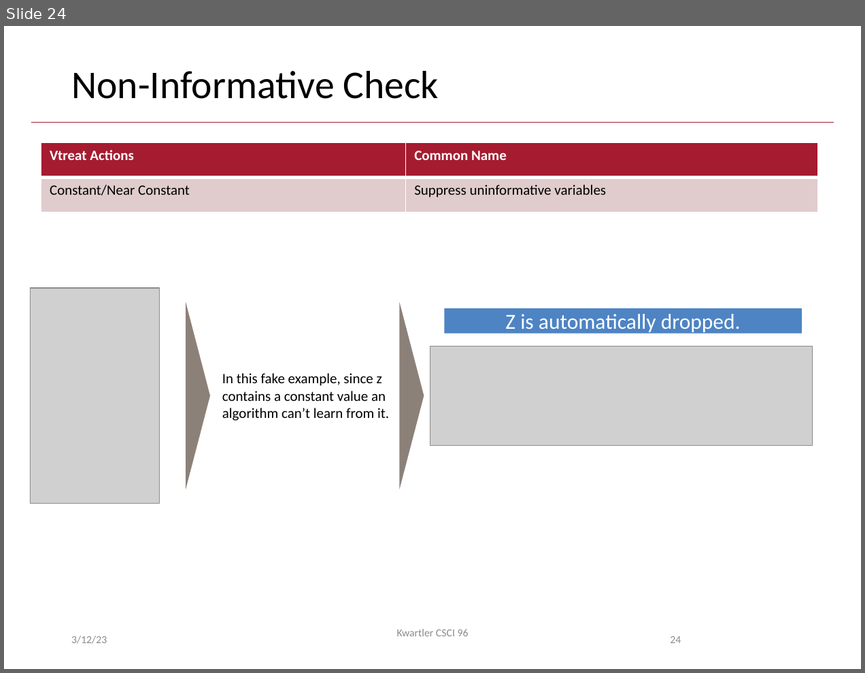
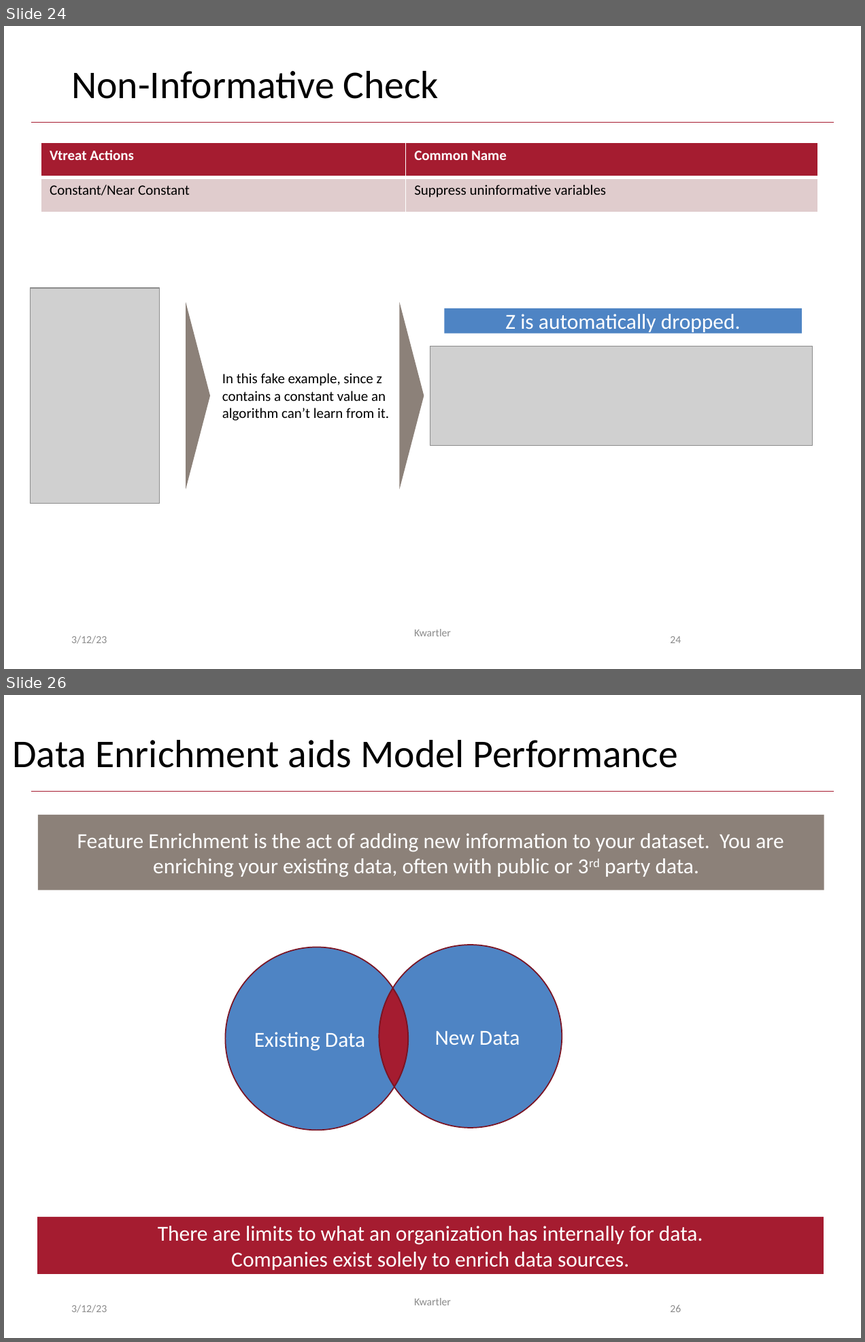
Before and after one commit to kwartler/Hult_Visualizing-Analyzing-Data-with-R, a slide deck: DD1/F_Mar13/A_Workflow_Preprocessing.pptx. Shown one above the other, each under a label of ours: slide 24 before the commit, slides 24 and 26 after it; the slides between them are not shown. The pictures are 865x673 and 865x1342 pixels, drawn with LibreOffice and Linux fonts; fonts in the diff are those of the drawing; grey boxes stand for pictures; background and template pictures are left out. Boxes give left, top, right and bottom in pixels: in the first picture for what was removed or moved away, otherwise in the second. Text is boxed around its words. In the diff, an @@ line names an element or a change of style, - is before the commit and + after.

```diff
--- a/DD1/F_Mar13/A_Workflow_Preprocessing.pptx
+++ b/DD1/F_Mar13/A_Workflow_Preprocessing.pptx
@@ slide 26 added at (x1=4, y1=695, x2=861, y2=1338), background #FFFFFF; not listed: 1 template element that a slide beside it also shows @@
@@ title added at (x1=12, y1=740, x2=678, y2=768), 33 pt, text #000000 @@
+Data Enrichment aids Model Performance
@@ rectangle added at (x1=38, y1=815, x2=824, y2=890), fill #8C8179, 18 pt, text #FFFFFF @@
+Feature Enrichment is the act of adding new information to your dataset. You are enriching your existing data, often with public or 3rd party data.
@@ freeform shape added at (x1=225, y1=947, x2=394, y2=1130), fill #4E84C4, outline #7A1524 1 pt, 18 pt, text #FFFFFF @@
+Existing Data
@@ freeform shape added at (x1=393, y1=945, x2=562, y2=1127), fill #4E84C4, outline #7A1524 1 pt, 18 pt, text #FFFFFF @@
+New Data
@@ freeform shape added at (x1=379, y1=988, x2=409, y2=1087), fill #A51C30, outline #7A1524 1 pt @@
@@ rectangle added at (x1=37, y1=1217, x2=823, y2=1274), fill #A51C30, 18 pt, text #FFFFFF @@
+There are limits to what an organization has internally for data.
+Companies exist solely to enrich data sources.
@@ text added at (x1=71, y1=1304, x2=107, y2=1312), 9 pt, text #8C8C8C @@
+3/12/23
@@ text added at (x1=414, y1=1297, x2=451, y2=1305), 9 pt, text #8C8C8C @@
+Kwartler
@@ page number added at (x1=670, y1=1304, x2=681, y2=1312), 9 pt, text #8C8C8C @@
+26
@@ slide 24 changed as well @@
@@ text at (x1=414, y1=628, x2=451, y2=636): text changed @@
-Kwartler CSCI 96
+Kwartler
```
Also in this commit, not shown: 27 other slides changed, 4 other slides added, 3 other files.
